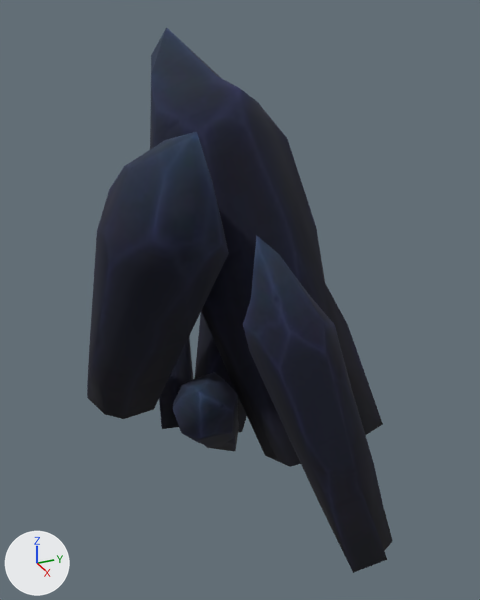
What one commit did to the glTF model 3d/mine-hantee/models/storm_doodad_kingscrest_minecrystals_03.glb.
Before and after are seen from a 50 mm lens placed at (4.27, -1.83, 3.05), pointed at (0.07, 0.06, 0.95). The lights are fixed; the arrows at lower left show +X, +Y and +Z. The picture after the commit comes second. Vertices at exactly the same position are counted once.
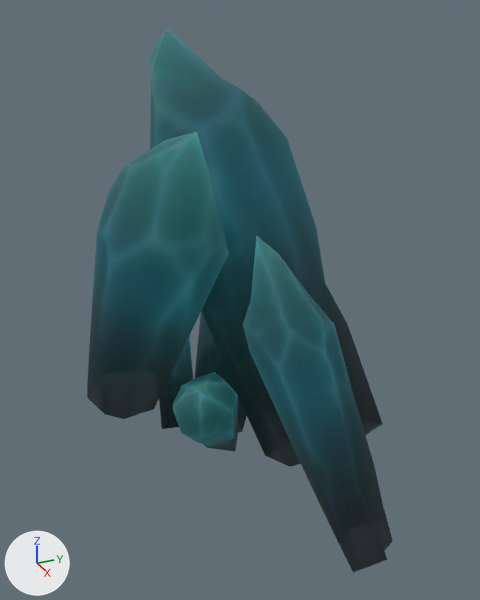
Where the newer file only moved an object's origin or applied its transform, the numbers keep the older frame.

The change, as JSON lines over the scene's bpy script:
```json
{"op": "add", "block": "img_storm_kingscrest_minecrystals_blue_diff_storm_kingscrest_minecrystals_blue_diff_fx_png", "code": ["img_storm_kingscrest_minecrystals_blue_diff_storm_kingscrest_minecrystals_blue_diff_fx_png = load_image('storm_kingscrest_minecrystals_blue_diff_storm_kingscrest_minecrystals_blue_diff_fx.png', '../textures/storm_kingscrest_minecrystals_blue_diff_storm_kingscrest_minecrystals_blue_diff_fx.png', 256, 128, 'sRGB')"]}
{"op": "add", "block": "img_storm_kingscrest_minecrystals_blue_glow_lum_jpg", "code": ["img_storm_kingscrest_minecrystals_blue_glow_lum_jpg = load_image('storm_kingscrest_minecrystals_blue_glow_lum.jpg', '../textures/storm_kingscrest_minecrystals_blue_glow_lum.jpg', 256, 128, 'sRGB')"]}
{"block": "mat_material_0", "change": "nodes: BsdfPrincipled, OutputMaterial, TexImage"}
{"block": "mat_material_0", "change": "uses the picture img_storm_kingscrest_minecrystals_blue_diff_jpg"}
{"block": "mat_material_0", "change": "nodes: BsdfPrincipled, Mapping x2, OutputMaterial, TexImage x2, UVMap x2"}
{"block": "mat_material_0", "change": "uses the picture img_storm_kingscrest_minecrystals_blue_diff_storm_kingscrest_minecrystals_blue_diff_fx_png"}
{"block": "mat_material_0", "change": "uses the picture img_storm_kingscrest_minecrystals_blue_glow_lum_jpg"}
{"block": "me_mesh_0", "where": "me_mesh_0.from_pydata(...)  # 277 vertices, 500 faces; spans x -1.41..1.41, y -1.03..1.03, z -0.79..2.83"}
{"block": "me_mesh_0", "where": "# used by ob_mesh_0; location = (0.0, 0.0, 0.0)"}
{"block": "me_mesh_0", "change": "me_mesh_0 part 1: 500 kept faces spanning x -1.41..1.41, y -1.03..1.03, z -0.79..2.83 get new texture (UV) coordinates"}
```

Where the change shows, as pixel boxes [x1, y1, x2, y2] in the pictures (480 x 600 px):
```json
{"object": "Mesh_0", "change": "surface changed", "before": [88, 27, 393, 573], "after": [88, 27, 393, 573], "on screen": "lighter"}
```
